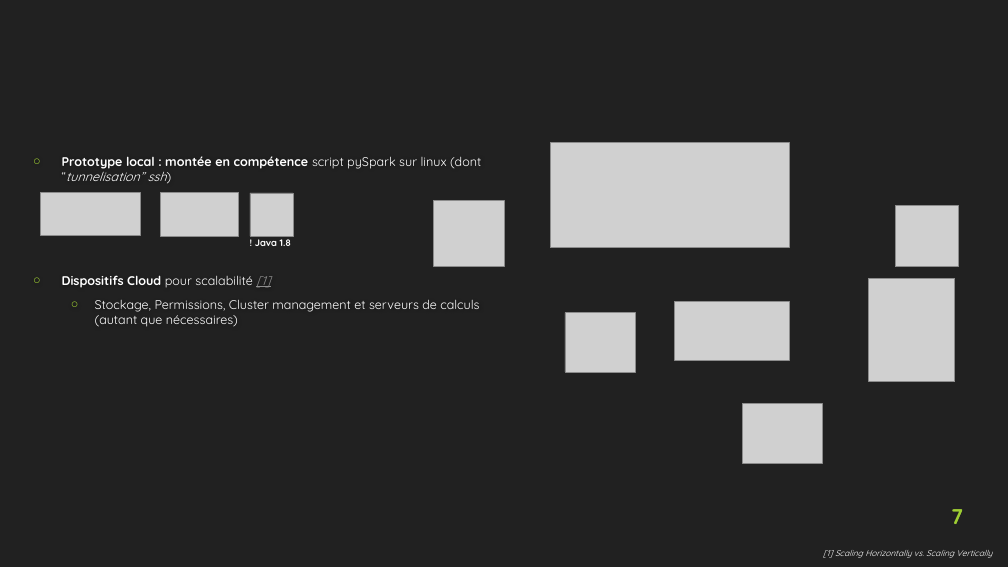
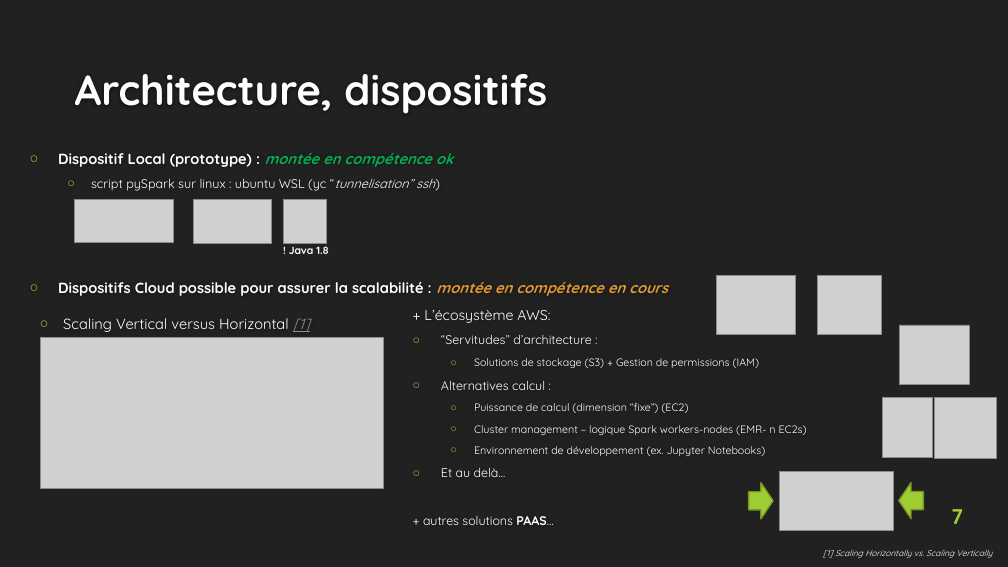
Before and after one commit to EtienneLardeur/P8_FruitsRecognition, a slide deck: slide 7 of P8_Big_Data.pptx. Drawn at 1008x567 pixels with LibreOffice and Linux fonts; fonts in the diff are those of the drawing; grey boxes stand for pictures; background and template pictures are left out. Boxes give left, top, right and bottom in pixels: in the first picture for what was removed or moved away, otherwise in the second. Text is boxed around its words. In the diff, an @@ line names an element or a change of style, - is before the commit and + after.

```diff
--- a/P8_Big_Data.pptx
+++ b/P8_Big_Data.pptx
@@ title added at (x1=75, y1=74, x2=547, y2=114), 40 pt, text #FEFEFE, bold @@
+Architecture, dispositifs
@@ text at (x1=58, y1=153, x2=453, y2=191): text changed @@
-○ Prototype local : montée en compétence script pySpark sur linux (dont “tunnelisation” ssh)
+○ Dispositif Local (prototype) : montée en compétence ok
+  ○ script pySpark sur linux : ubuntu WSL (yc “tunnelisation” ssh)
@@ picture moved from (x1=41, y1=192, x2=140, y2=235) to (x1=74, y1=200, x2=173, y2=243) @@
@@ picture moved from (x1=160, y1=192, x2=238, y2=236) to (x1=194, y1=200, x2=271, y2=243) @@
@@ picture moved from (x1=250, y1=193, x2=293, y2=236) to (x1=283, y1=200, x2=326, y2=243) @@
@@ text "! Java 1.8" moved from (x1=255, y1=236, x2=291, y2=246) to (x1=289, y1=243, x2=329, y2=254) @@
@@ text "! Java 1.8" at (x1=289, y1=243, x2=329, y2=254): size 9 to 10 pt @@
@@ text added at (x1=58, y1=282, x2=668, y2=296), 14 pt, text #FFFFFF, bold @@
+○ Dispositifs Cloud possible pour assurer la scalabilité : montée en compétence en cours
@@ text removed at (x1=62, y1=275, x2=479, y2=327) @@
-○ Dispositifs Cloud pour scalabilité [1]
-  ○ Stockage, Permissions, Cluster management et serveurs de calculs (autant que nécessaires)
@@ picture moved from (x1=743, y1=404, x2=823, y2=463) to (x1=717, y1=275, x2=796, y2=334) @@
@@ picture resized from (x1=434, y1=200, x2=504, y2=266) to (x1=817, y1=275, x2=881, y2=335) @@
@@ text added at (x1=63, y1=318, x2=310, y2=332), 14 pt, text #FFFFFF @@
+  ○ Scaling Vertical versus Horizontal [1]
@@ text added at (x1=423, y1=310, x2=807, y2=525), 10.2 pt, text #FFFFFF @@
++ L’écosystème AWS:
+○ “Servitudes” d’architecture :
+  ○ Solutions de stockage (S3) + Gestion de permissions (IAM)
+○ Alternatives calcul :
+  ○ Puissance de calcul (dimension “fixe”) (EC2)
+  ○ Cluster management – logique Spark workers-nodes (EMR- n EC2s)
+  ○ Environnement de développement (ex. Jupyter Notebooks)
+○ Et au delà…
++ autres solutions PAAS…
@@ picture moved from (x1=565, y1=313, x2=635, y2=372) to (x1=899, y1=325, x2=969, y2=384) @@
@@ picture resized from (x1=551, y1=142, x2=789, y2=247) to (x1=40, y1=337, x2=383, y2=488) @@
@@ picture resized from (x1=869, y1=278, x2=955, y2=382) to (x1=883, y1=398, x2=933, y2=458) @@
@@ picture moved from (x1=895, y1=206, x2=958, y2=267) to (x1=935, y1=398, x2=997, y2=458) @@
@@ picture moved from (x1=675, y1=301, x2=789, y2=360) to (x1=780, y1=472, x2=895, y2=531) @@
@@ down arrow added at (x1=749, y1=483, x2=774, y2=519), fill #9ECD33, outline #759826 1.25 pt @@
@@ down arrow added at (x1=899, y1=483, x2=924, y2=519), fill #9ECD33, outline #759826 1.25 pt @@
```
Also in this commit, not shown: 13 other slides changed, 2 slides added, 9 slides removed, 2 other files.
